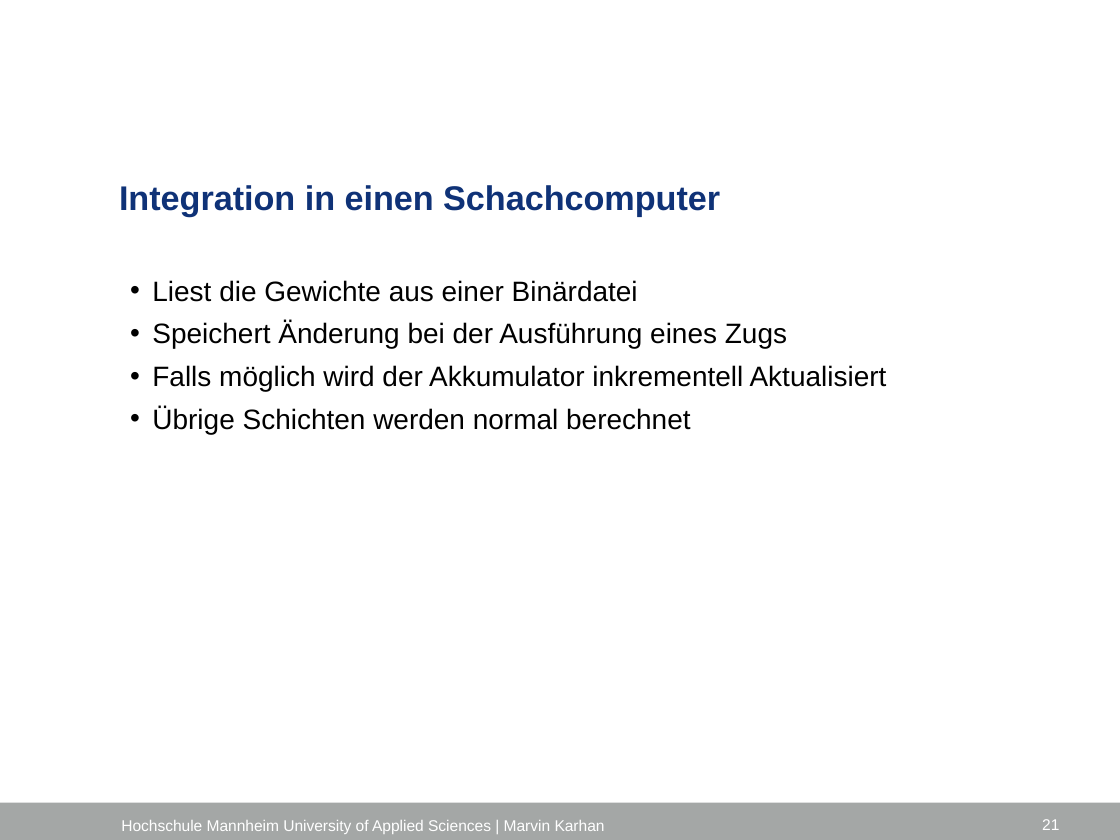
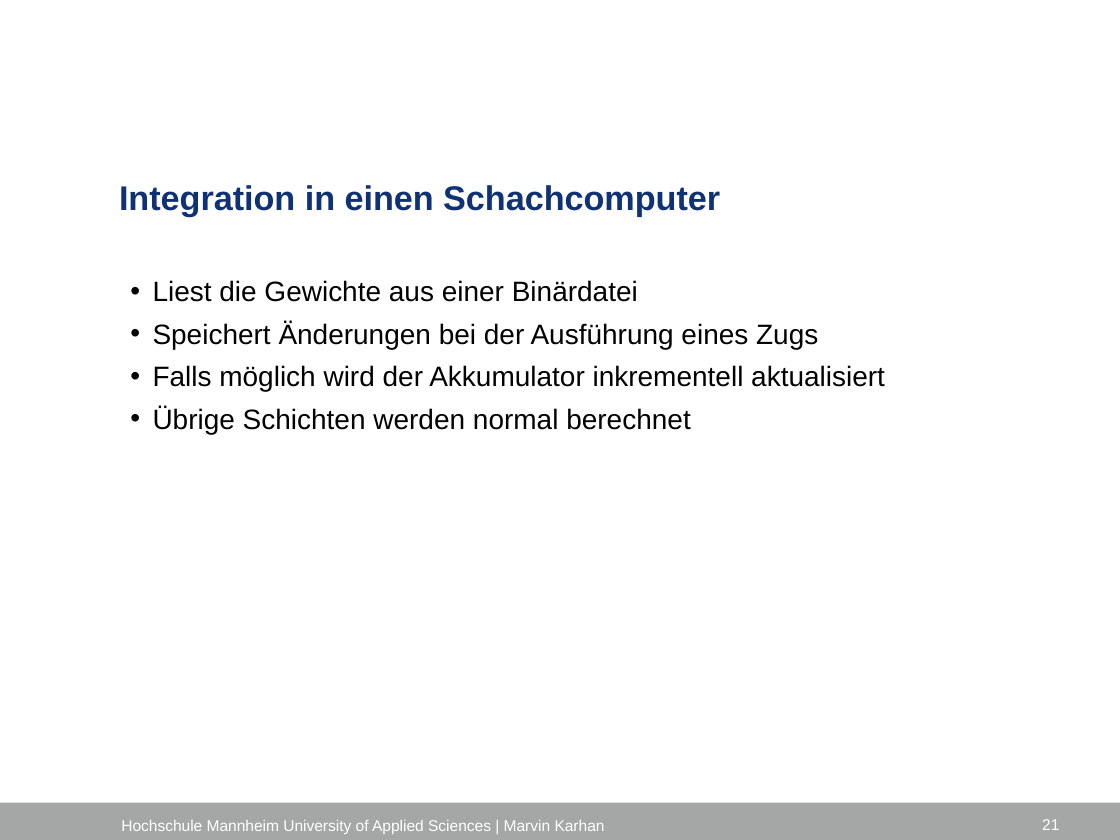
Before and after one commit to marvinkarhan/Bachelorarbeit, a slide deck: slide 21 of latex/Kolloquium/Kolloquium_Marvin_Karhan.pptx. Drawn at 1120x840 pixels with LibreOffice and Linux fonts; fonts in the diff are those of the drawing; background and template pictures are left out. Boxes give left, top, right and bottom in pixels: in the first picture for what was removed or moved away, otherwise in the second. Text is boxed around its words. In the diff, an @@ line names an element or a change of style, - is before the commit and + after.

Commit message:
Fix spelling

```diff
--- a/latex/Kolloquium/Kolloquium_Marvin_Karhan.pptx
+++ b/latex/Kolloquium/Kolloquium_Marvin_Karhan.pptx
@@ text at (153,322,885,391): text changed @@
-  • Speichert Änderung bei der Ausführung eines Zugs
-  • Falls möglich wird der Akkumulator inkrementell Aktualisiert
+  • Speichert Änderungen bei der Ausführung eines Zugs
+  • Falls möglich wird der Akkumulator inkrementell aktualisiert
```
Also in this commit, not shown: 18 other slides changed.
